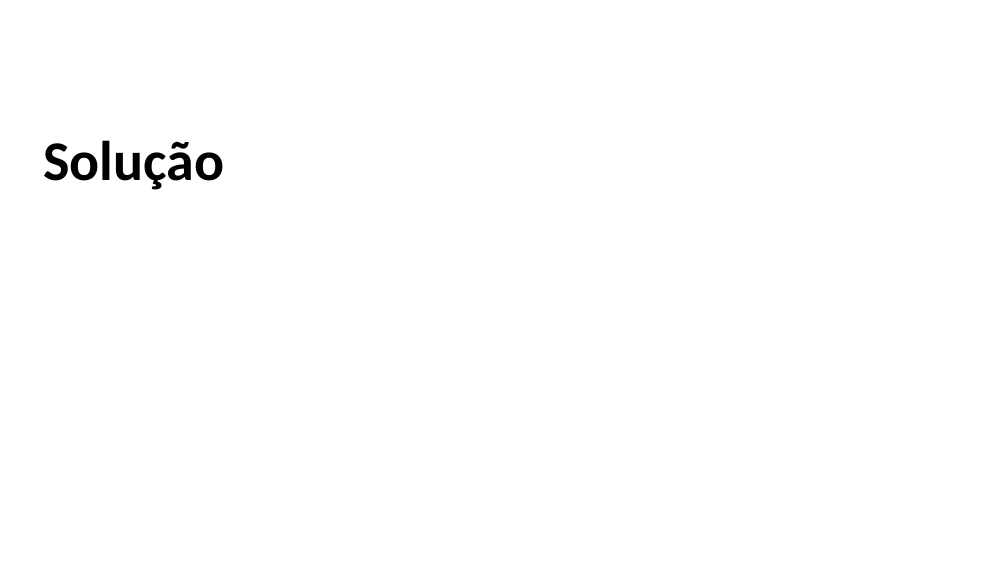
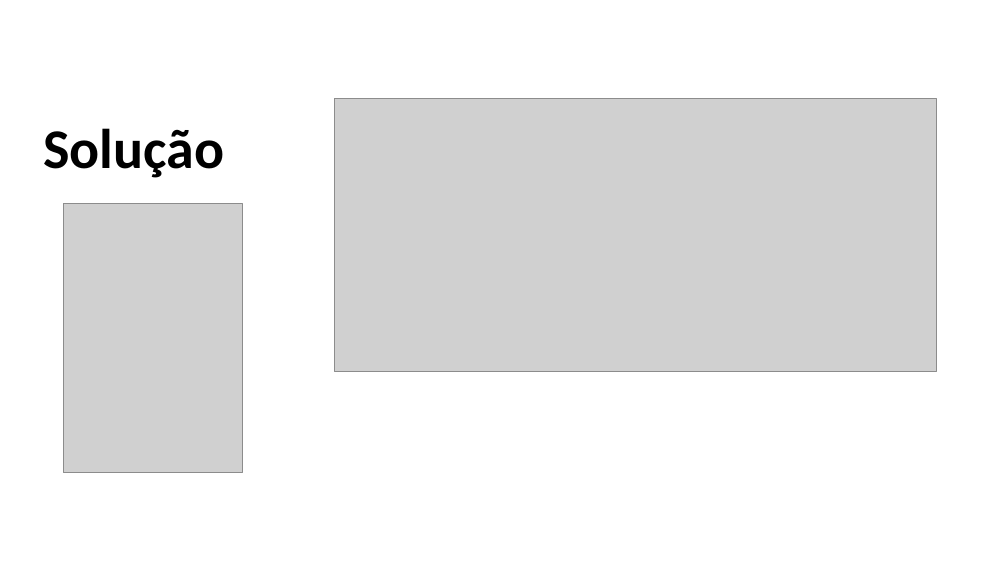
Before and after one commit to JAD-Hackathon/challenge2, a slide deck: slide 4 of docs/JAD_ATC_Hackathon_2026.pptx. Drawn at 1008x567 pixels with LibreOffice and Linux fonts; fonts in the diff are those of the drawing; grey boxes stand for pictures; background and template pictures are left out. Boxes give left, top, right and bottom in pixels: in the first picture for what was removed or moved away, otherwise in the second. Text is boxed around its words. In the diff, an @@ line names an element or a change of style, - is before the commit and + after.

Commit message:
powerpoint

```diff
--- a/docs/JAD_ATC_Hackathon_2026.pptx
+++ b/docs/JAD_ATC_Hackathon_2026.pptx
@@ title "Solução": place and size @@
-title "Solução" at <box>43,140,224,190</box>
+title "Solução" at <box>43,128,224,178</box>
@@ picture added at <box>335,99,936,372</box> @@
@@ picture added at <box>64,204,243,473</box> @@
```
Also in this commit, not shown: 1 other slide changed, 1 slide added, 1 slide removed.
